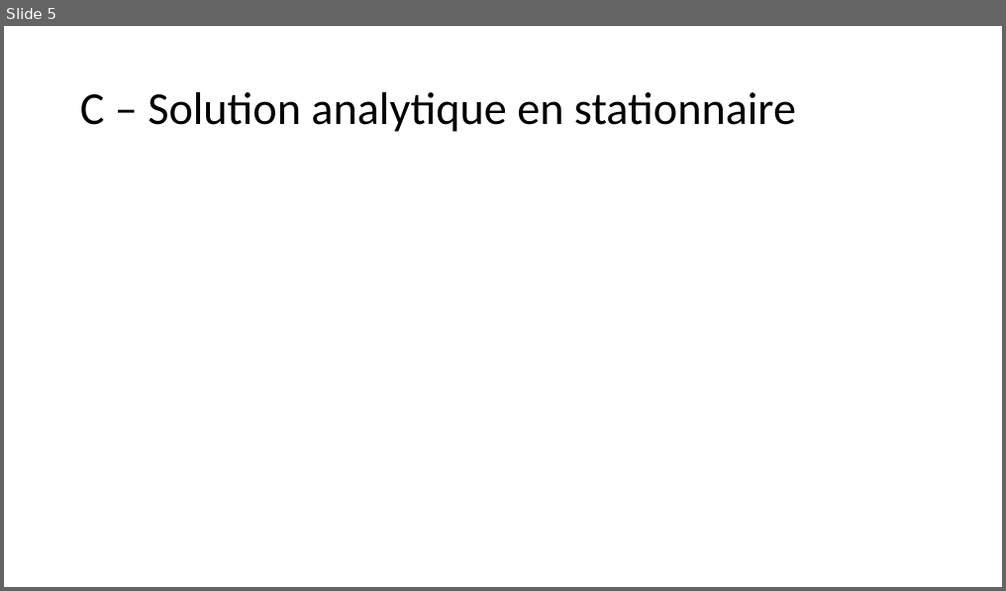
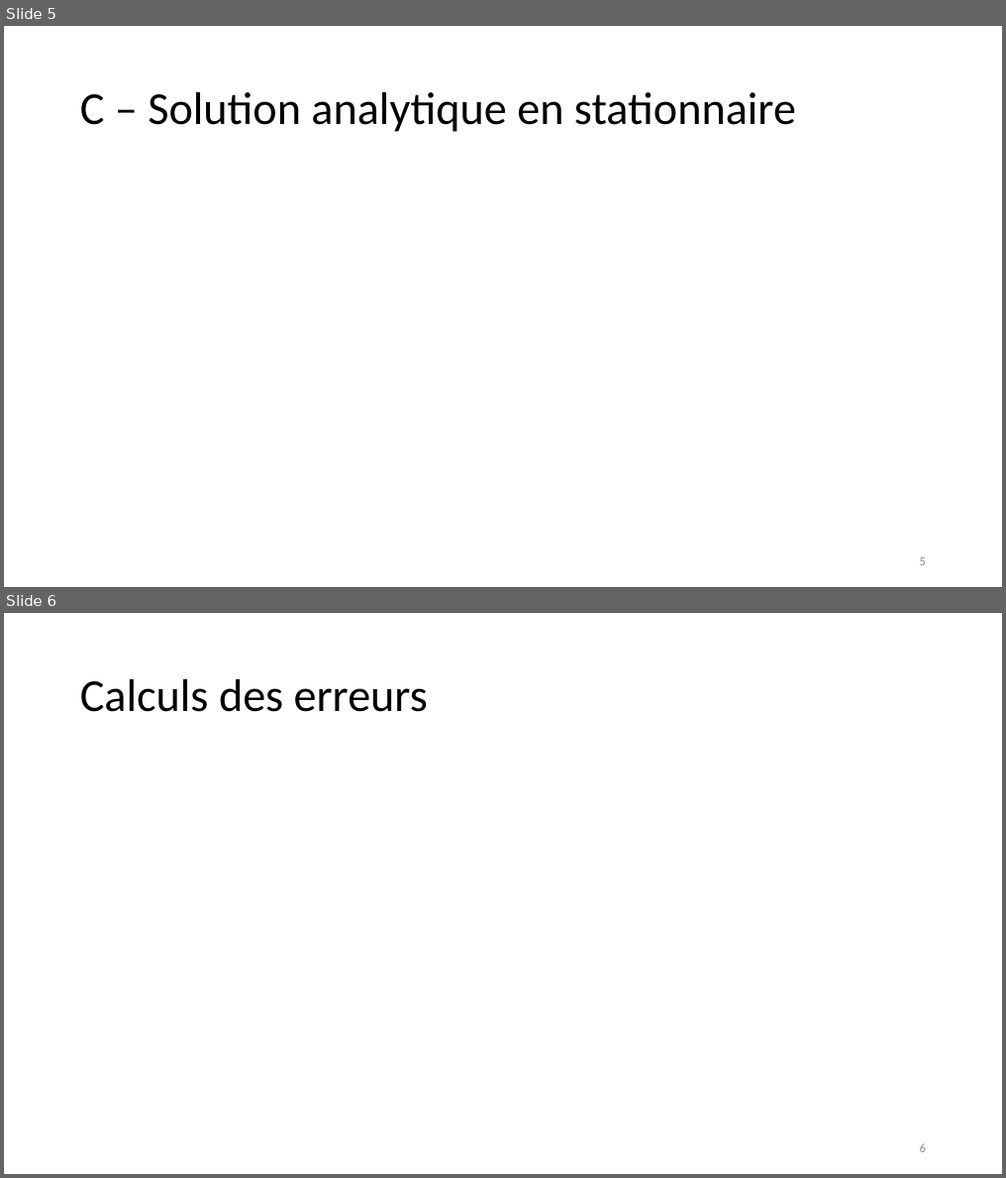
Before and after one commit to emiliestud/mec8211_devoirs, a slide deck: devoir1_presentation.pptx. Shown one above the other, each under a label of ours: slide 5 before the commit, slides 5 and 6 after it. The pictures are 1006x591 and 1006x1178 pixels, drawn with LibreOffice and Linux fonts; fonts in the diff are those of the drawing; grey boxes stand for pictures. Boxes give left, top, right and bottom in pixels: in the first picture for what was removed or moved away, otherwise in the second. Text is boxed around its words. In the diff, an @@ line names an element or a change of style, - is before the commit and + after.

Commit message:
moficiation du code + calcul des erreurs, et midif presentation ppt

```diff
--- a/devoir1_presentation.pptx
+++ b/devoir1_presentation.pptx
@@ slide 6 added at (x1=4, y1=613, x2=1002, y2=1174), background #FFFFFF @@
@@ title added at (x1=80, y1=679, x2=428, y2=712), 44 pt, text #000000 @@
+Calculs des erreurs
@@ page number added at (x1=920, y1=1144, x2=926, y2=1153), 12 pt, text #8C8C8C @@
+6
@@ slide 5 changed as well @@
@@ page number added at (x1=920, y1=558, x2=926, y2=566), 12 pt, text #8C8C8C @@
+5
```
Also in this commit, not shown: 3 other slides changed, 4 other slides added, 2 slides removed, 1 other file.
